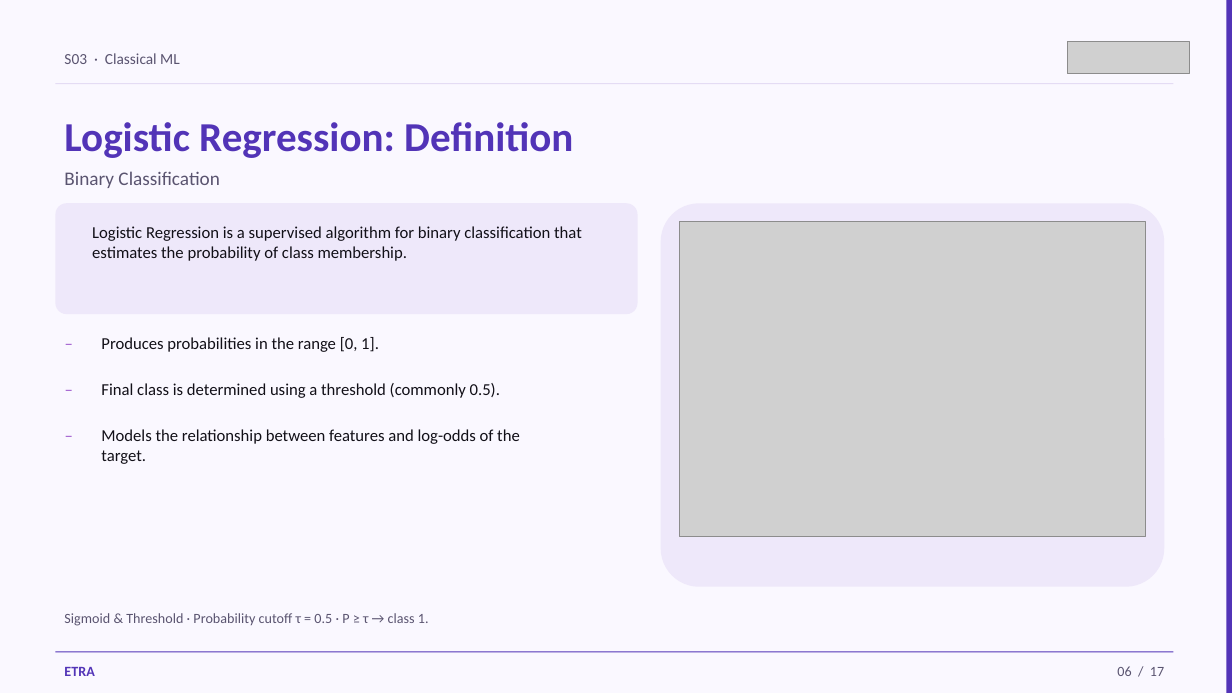
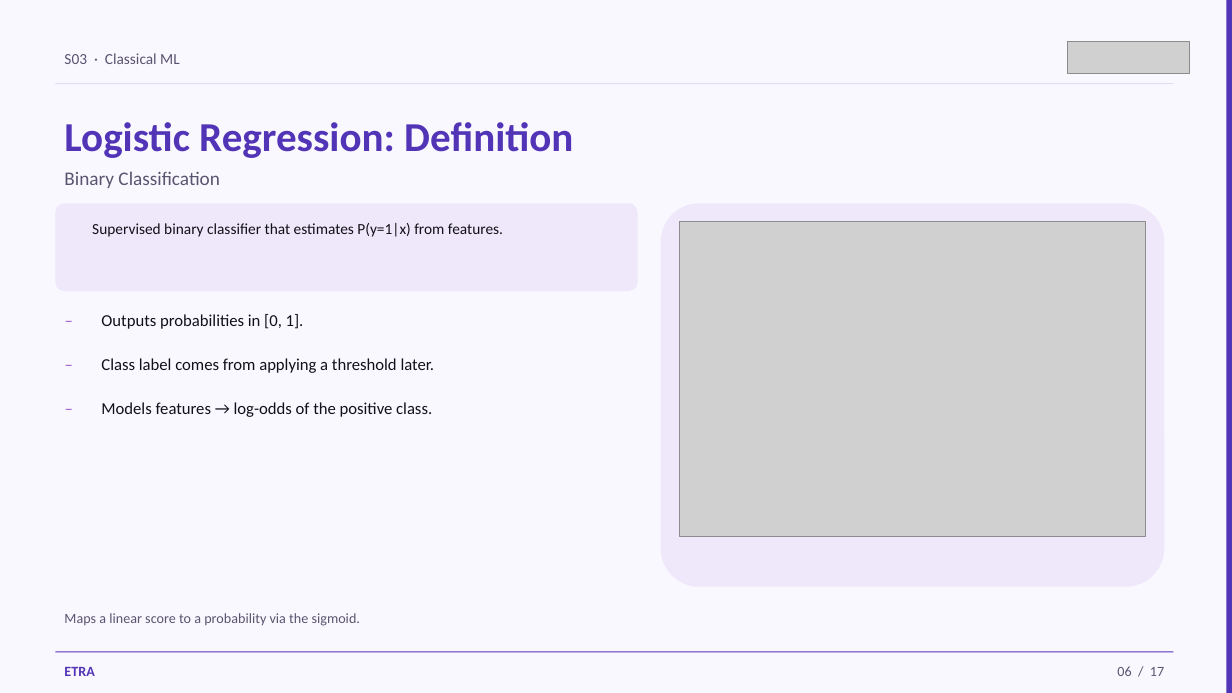
Before and after one commit to iksasa15/AI-ML, a slide deck: slide 6 of web-presentation/pdf-exports/Week1-Session3-Classification-Basics.pptx. Drawn at 1232x693 pixels with LibreOffice and Linux fonts; fonts in the diff are those of the drawing; grey boxes stand for pictures. Boxes give left, top, right and bottom in pixels: in the first picture for what was removed or moved away, otherwise in the second. Text is boxed around its words. In the diff, an @@ line names an element or a change of style, - is before the commit and + after.

```diff
--- a/web-presentation/pdf-exports/Week1-Session3-Classification-Basics.pptx
+++ b/web-presentation/pdf-exports/Week1-Session3-Classification-Basics.pptx
@@ rounded rectangle: place and size @@
-rounded rectangle at (55, 203, 638, 314)
+rounded rectangle at (55, 203, 638, 291)
@@ text at (92, 223, 503, 237): text changed; size 13 to 12 pt @@
-Logistic Regression is a supervised algorithm for binary classification that estimates the probability of class membership.
+Supervised binary classifier that estimates P(y=1|x) from features.
@@ text at (101, 314, 304, 329): text changed @@
-Produces probabilities in the range [0, 1].
+Outputs probabilities in [0, 1].
@@ text at (101, 358, 435, 373): text changed @@
-Final class is determined using a threshold (commonly 0.5).
+Class label comes from applying a threshold later.
@@ 3 texts: place and size @@
-3 texts at (55, 328, 88, 459)
+3 texts at (55, 305, 88, 431)
@@ text at (101, 402, 432, 417): text changed @@
-Models the relationship between features and log-odds of the target.
+Models features → log-odds of the positive class.
@@ text at (64, 613, 360, 626): text changed @@
-Sigmoid & Threshold · Probability cutoff τ = 0.5 · P ≥ τ → class 1.
+Maps a linear score to a probability via the sigmoid.
```
Also in this commit, not shown: 11 other slides changed, 2 slides added, 2 slides removed, 4 other files.
